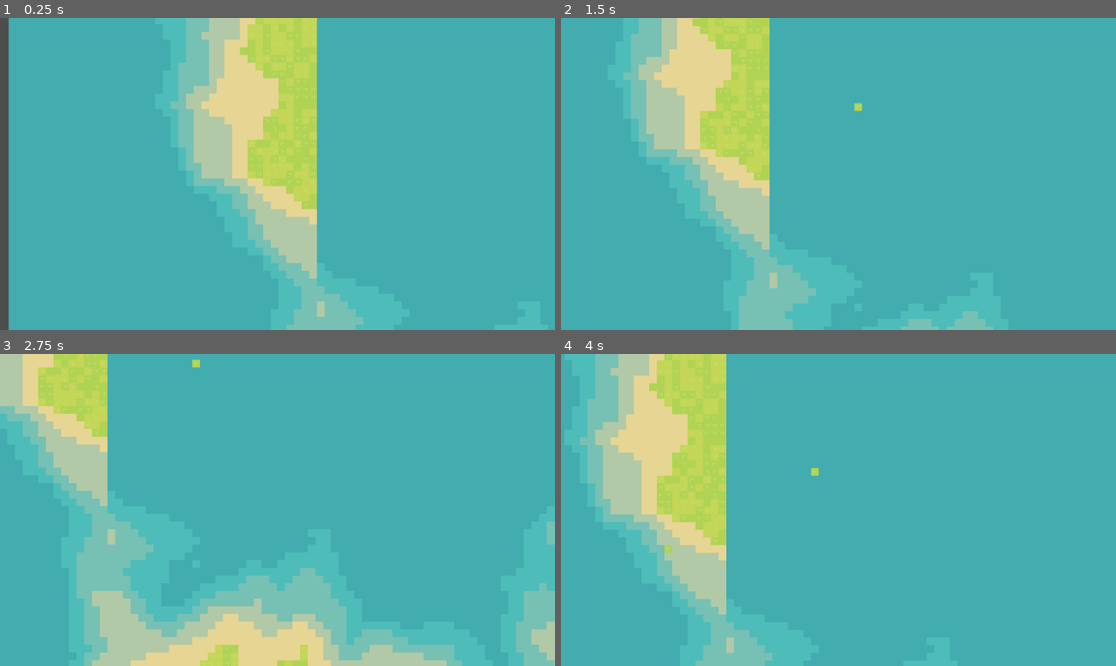
Above: before the commit, frames 1-4 (two rows, left to right).
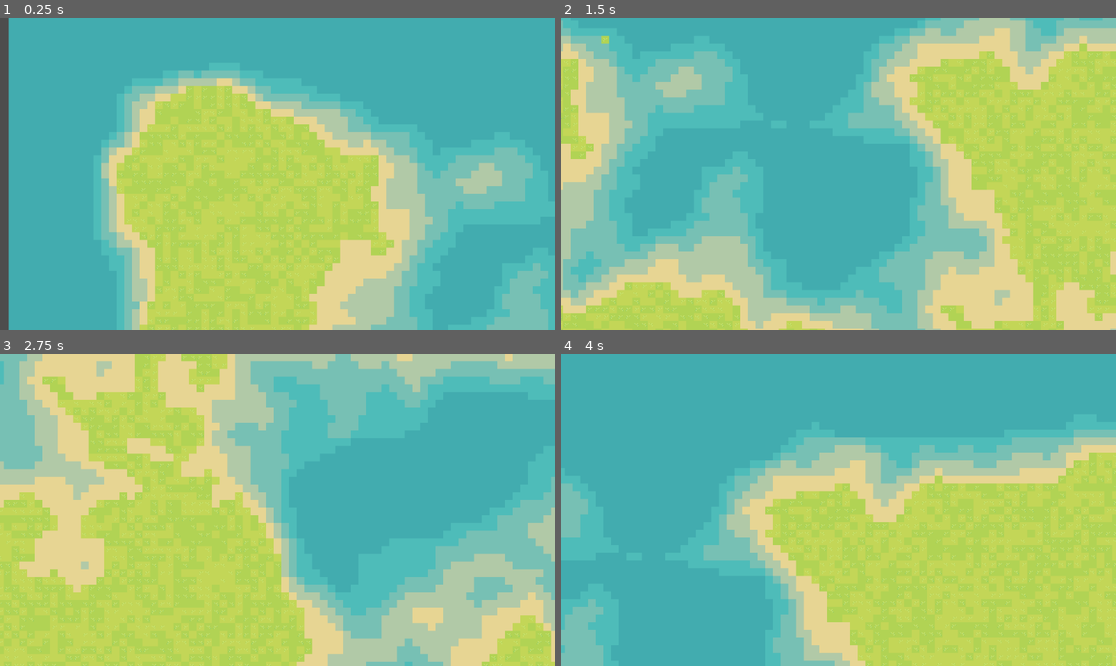
Above: after the commit, the same moments.

Repository: Nathanjp91/my-first-godot
Game: Godot game, scene res://scenes/world.tscn
The game is run twice, just before and just after one commit, with the same random seed, the same clock (stepped at 60 frames per second) and the same inputs.
Inputs (mouse positions are in pixels of both pictures, inside the frame that each line leads up to):
- Up to frame 1 (0.25 s): no input
- Up to frame 2 (1.5 s): tap Enter at 0.5 s; move the mouse to (960, 158) at 0.52 s; hold D (move_right) 0.53-1.28 s; click (960, 158) at 0.67 s; move the mouse to (727, 189) at 1.27 s; hold S (move_down) from 1.28 s (still down)
- Up to frame 3 (2.75 s): move the mouse to (333, 441) at 2.02 s; release S (move_down) at 2.03 s; hold D (move_right) from 2.03 s (still down)
- Up to frame 4 (4 s): move the mouse to (810, 572) at 2.77 s; release D (move_right) at 2.78 s; hold W (move_up) 2.78-3.53 s; click (810, 572) at 2.92 s; move the mouse to (1005, 556) at 3.52 s; hold A (move_left) from 3.53 s (still down)

The runs differ from the first frame. In frame 1, 48% of the frame differs, in the area x 18-99%, y 0-100%; in frame 2, 73%, in the area x 0-100%, y 0-100%; in frame 3, 70%; in frame 4, 66%.

Commit message:
further island gen

Diff:
--- a/scenes/world.tscn
+++ b/scenes/world.tscn
@@ -10,3 +10,4 @@
 position = Vector2(557, 373)
 
 [node name="TileMap" parent="." instance=ExtResource("2_jeb0s")]
+EDGE_CUTOFF = 30
--- a/scripts/player.gd
+++ b/scripts/player.gd
@@ -1,7 +1,7 @@
 extends CharacterBody2D
 
 
-@export var SPEED = 300.0
+@export var SPEED = 1000.0
 @export var JUMP_VELOCITY = -800.0
 
 # Get the gravity from the project settings to be synced with RigidBody nodes.
--- a/scripts/tile_map.gd
+++ b/scripts/tile_map.gd
@@ -8,25 +8,32 @@
 	"Snow": {"id": 6, "size": [8,1]}
 }
 @export var TYPE = FastNoiseLite.TYPE_SIMPLEX
-@export var HEIGHT = 500
-@export var WIDTH = 500
+@export var HEIGHT = 200
+@export var WIDTH = 200
+@export var OCEAN_CUTOFFS = [0.3, 0.35, 0.4, 0.45, 0.5]
+@export var EDGE_CUTOFF = 20
 var rng = RandomNumberGenerator.new()
 # Called when the node enters the scene tree for the first time.
+func deteriorate(x1, x2, cutoff):
+	var dist = cutoff - abs(x1 - x2)
+	var a = 1/(pow(cutoff, 2))
+	return -a * pow(dist, 2)
+
+func base_deteriorate(x1,x2, cutoff):
+	return (abs(x1-x2)-cutoff) * 1.0/cutoff
+
 func subtract_borders(x,y, cutoff):
-	var subdivisions = 1.0/cutoff
-	if x == 0:
-		return -1
-	if y == 0:
-		return -1
+	var subdivisions = 0.5/cutoff
+	var to_subtract = 0.0
 	if x < cutoff:
-		return (x-cutoff)*subdivisions
+		to_subtract += deteriorate(x, 0, cutoff)
 	if y < cutoff:
-		return (y-cutoff)*subdivisions
-#	if WIDTH - x < cutoff:
-#		return -log(WIDTH-x)
-#	if HEIGHT - y < cutoff:
-#		return -log(HEIGHT-y)
-	return 0
+		to_subtract += deteriorate(y, 0, cutoff)
+	if abs(x-WIDTH) < cutoff:
+		to_subtract += deteriorate(x, WIDTH, cutoff)
+	if abs(y-HEIGHT) < cutoff:
+		to_subtract += deteriorate(y, HEIGHT, cutoff)
+	return to_subtract
 
 func _ready():
 	rng.randomize()
@@ -34,26 +41,40 @@
 	heightmap.seed = rng.randf_range(0.0, 99999.0)
 	heightmap.noise_type = TYPE
 
+	var heights = []
+	var min_height = 1.0
+	var max_height = 0.0
+	for x in HEIGHT:
+		heights.append([])
+		for y in WIDTH:
+			heights[x].append(heightmap.get_noise_2d(x,y) * 0.5 + 0.5)
+		var ma = heights[x].max()
+		var mi = heights[x].min()
+		if mi < min_height:
+			min_height = mi
+		if ma > max_height:
+			max_height = ma
+	var height_diff = max_height - min_height
 
 	var tile = TILES["Grass"]
 	var subtile = Vector2i(0,0)
 	for x in HEIGHT:
 		for y in WIDTH:
-			var h = heightmap.get_noise_2d(x,y) * 0.5 + 0.5
-			h = h + subtract_borders(x,y, 40)
-			if h < 0.3:
+			var h = heights[x][y]
+			h = h + subtract_borders(x,y, EDGE_CUTOFF)
+			if h < OCEAN_CUTOFFS[0] * height_diff:
 				tile = TILES["Shore"]
 				subtile = Vector2i(4,0)
-			elif h < 0.35:
+			elif h < OCEAN_CUTOFFS[1] * height_diff:
 				tile = TILES["Shore"]
 				subtile = Vector2i(3,0)
-			elif h < 0.4:
+			elif h < OCEAN_CUTOFFS[2] * height_diff:
 				tile = TILES["Shore"]
 				subtile = Vector2i(2,0)
-			elif h < 0.45:
+			elif h < OCEAN_CUTOFFS[3] * height_diff:
 				tile = TILES["Shore"]
 				subtile = Vector2i(1,0)
-			elif h < 0.5:
+			elif h < OCEAN_CUTOFFS[4] * height_diff:
 				tile = TILES["Shore"]
 				subtile = Vector2i(0,0)
 			else:
